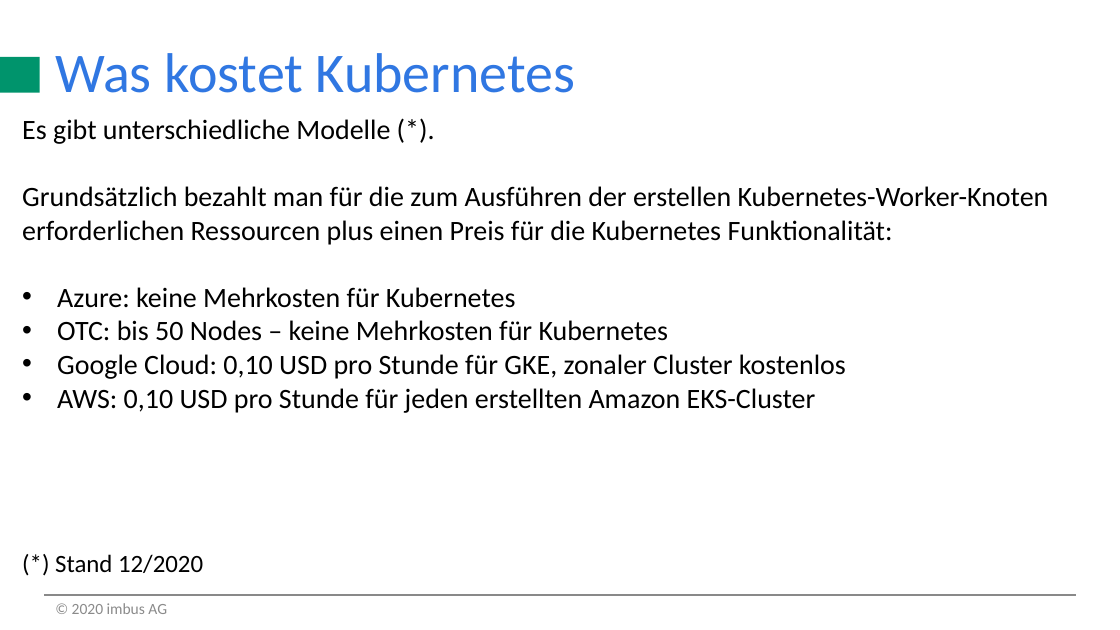
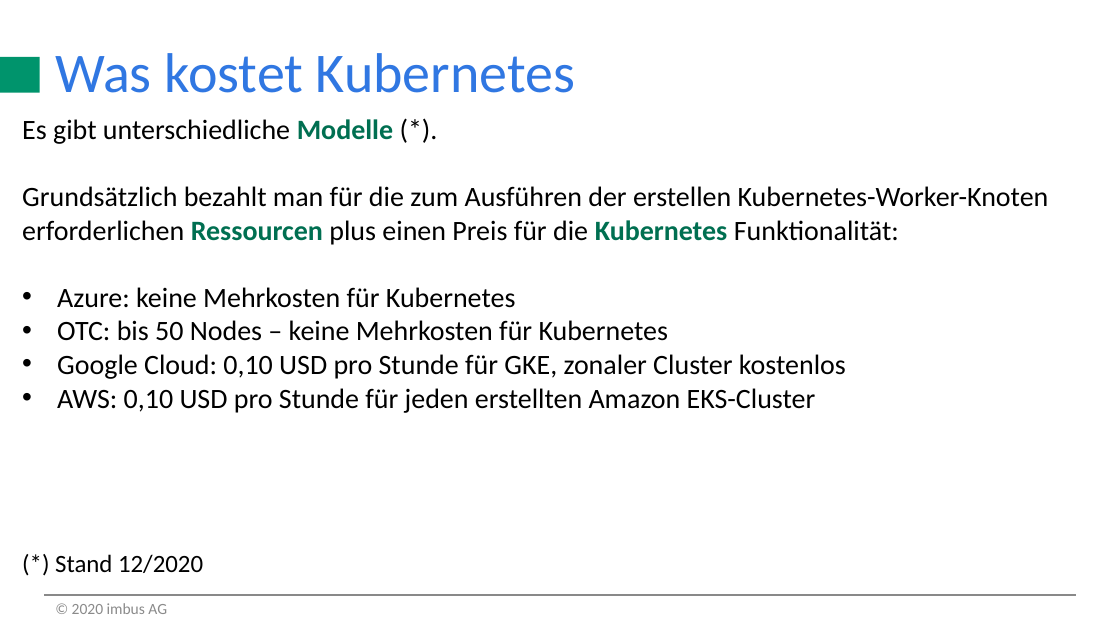
Before and after one commit to oberi01/what-is-kubernetes, a slide deck: slide 16 of k8s_intro_imbus_muc.pptx (slide 14 before the commit). Drawn at 1120x630 pixels with LibreOffice and Linux fonts; fonts in the diff are those of the drawing; background and template pictures are left out. Boxes give left, top, right and bottom in pixels: in the first picture for what was removed or moved away, otherwise in the second. Text is boxed around its words. In the diff, an @@ line names an element or a change of style, - is before the commit and + after.

```diff
--- a/k8s_intro_imbus_muc.pptx
+++ b/k8s_intro_imbus_muc.pptx
@@ text at box(22, 119, 1049, 245): text colour #000000 to #006F51, bold on in "Modelle", "Ressourcen Kubernetes" @@
```
Also in this commit, not shown: 2 other slides changed, 2 slides added.
